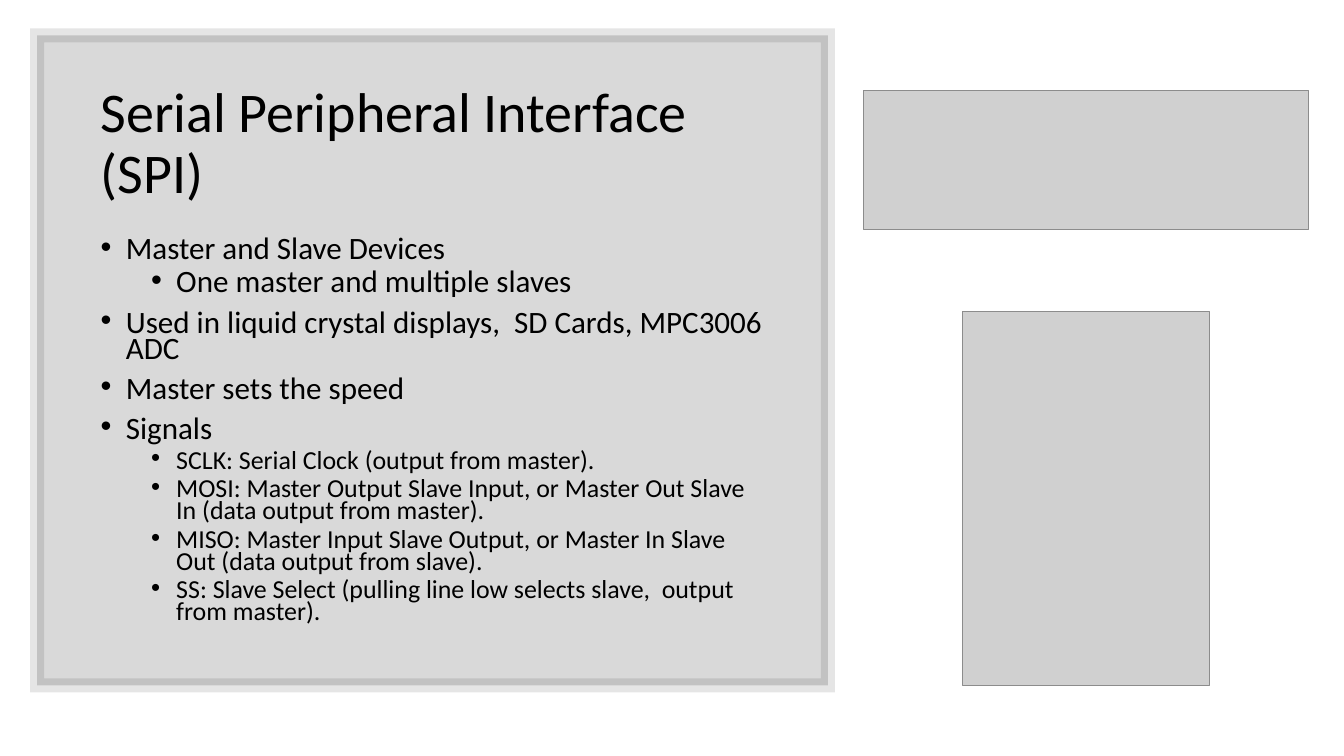
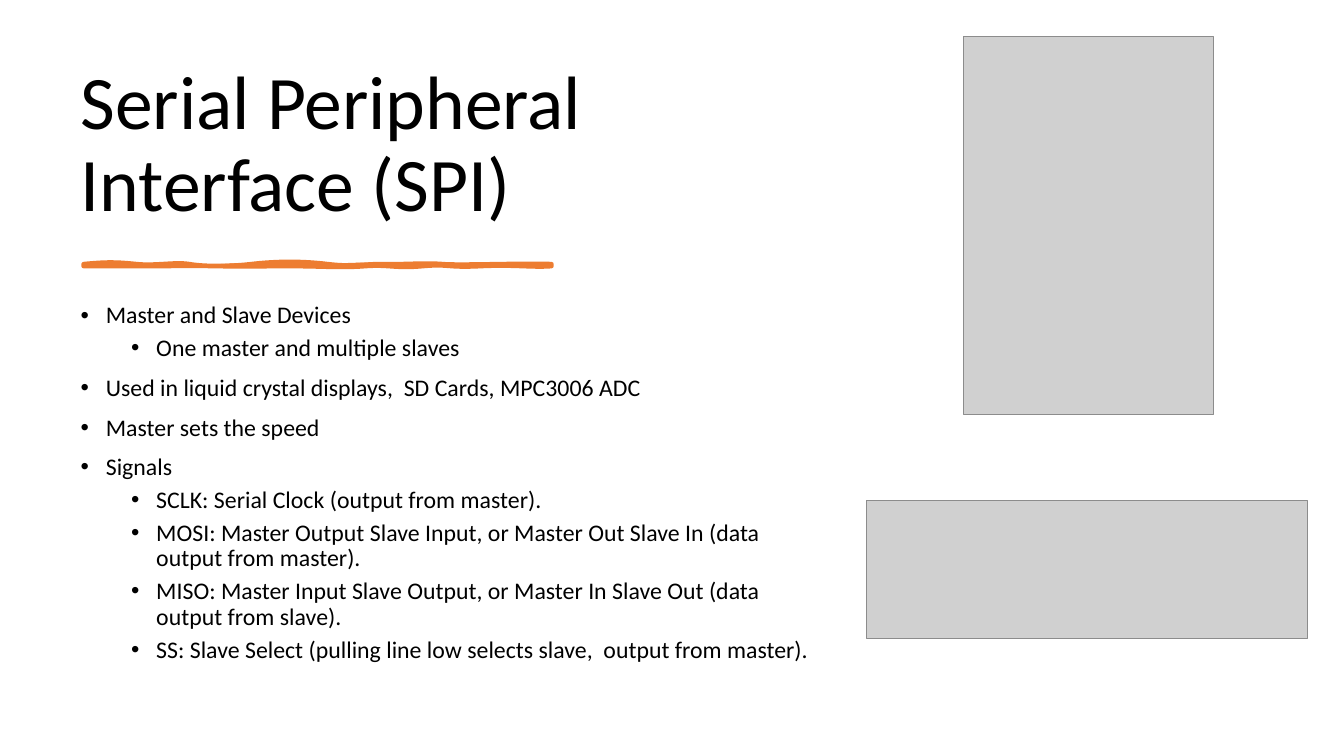
Before and after one commit to fxwalsh/IoT-Protocols-2026, a slide deck: slide 16 of topic-04/talk-4/Serial Bus Comms.pptx. Drawn at 1344x756 pixels with LibreOffice and Linux fonts; fonts in the diff are those of the drawing; grey boxes stand for pictures. Boxes give left, top, right and bottom in pixels: in the first picture for what was removed or moved away, otherwise in the second. Text is boxed around its words. In the diff, an @@ line names an element or a change of style, - is before the commit and + after.

```diff
--- a/topic-04/talk-4/Serial Bus Comms.pptx
+++ b/topic-04/talk-4/Serial Bus Comms.pptx
@@ rectangle removed at (x1=37, y1=35, x2=829, y2=686) @@
@@ title "Serial Peripheral Interface (SPI)" moved from (x1=101, y1=93, x2=687, y2=201) to (x1=81, y1=76, x2=581, y2=222) @@
@@ title "Serial Peripheral Interface (SPI)" at (x1=81, y1=76, x2=581, y2=222): size 40 to 54 pt; vertical alignment middle to bottom @@
@@ picture resized from (x1=963, y1=312, x2=1210, y2=686) to (x1=963, y1=36, x2=1213, y2=414) @@
@@ freeform shape added at (x1=84, y1=264, x2=552, y2=266), fill #ED7D31, outline #ED7D31 3.25 pt @@
@@ text "Master and Slave Devices" moved from (x1=126, y1=237, x2=762, y2=624) to (x1=106, y1=306, x2=808, y2=662) @@
@@ text "Master and Slave Devices" at (x1=106, y1=306, x2=808, y2=662): size 22.2 to 17 pt in "Master and Slave Devices", "One master and multiple slaves", "Used in liquid crystal displays, SD Cards, ...", "Master sets the speed" and 1 more places; size 18.5 to 17 pt in "SCLK: Serial Clock (output from master).", "MOSI: Master Output Slave Input, or Master ...", "MISO: Master Input Slave Output, or Master ...", "SS: Slave Select (pulling line low selects ..."; line spacing 0.7 to 0.9 @@
@@ picture resized from (x1=863, y1=91, x2=1309, y2=230) to (x1=867, y1=501, x2=1308, y2=638) @@
```
Also in this commit, not shown: 5 other slides changed, 36 other files.
